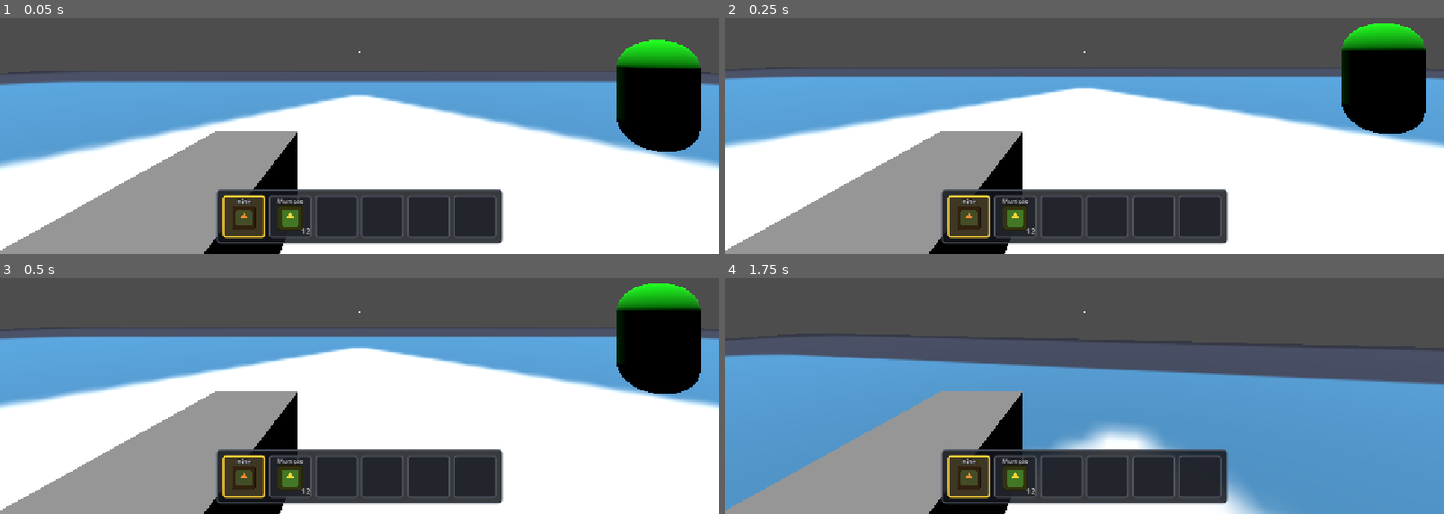
Above: before the commit, frames 1-4 (two rows, left to right).
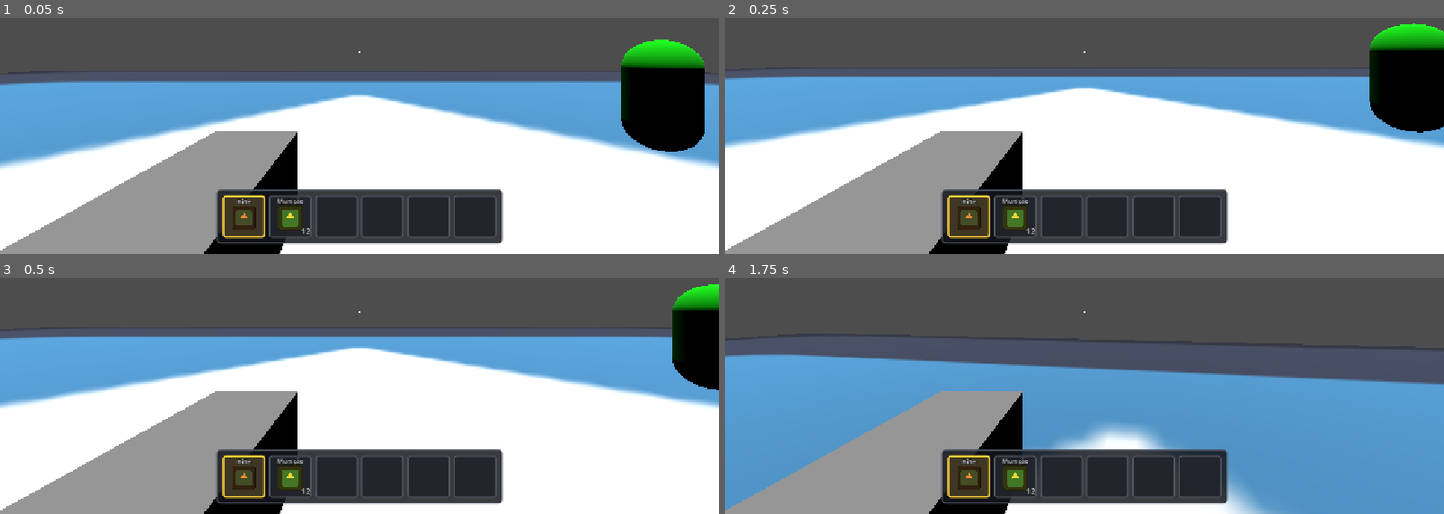
Above: after the commit, the same moments.

Repository: Pedr0P4/poverty
Game: Godot game, scene res://scene/world.tscn
The game is run twice, just before and just after one commit, with the same random seed, the same clock (stepped at 60 frames per second) and the same inputs. The engine's default icon, where the game draws it, is replaced by a stand-in: a white triangle on a blue panel in a dark square.
Inputs (mouse positions are in pixels of both pictures, inside the frame that each line leads up to):
- Up to frame 1 (0.05 s): no input
- Up to frame 2 (0.25 s): no input
- Up to frame 3 (0.5 s): no input
- Up to frame 4 (1.75 s): tap Enter (ui_accept) at 0.5, 0.77, 1.52 s; move the mouse to (1120, 311) at 0.52 s; hold W (mv_up) from 0.53 s (still down); click (1120, 311) at 0.6 s; move the mouse to (1048, 313) at 1.27 s; tap Shift (mv_run) at 1.35 s; click (1048, 313) at 1.42 s

The runs differ from the first frame. In frame 1, 0.5% of the frame differs, in the area x 85-98%, y 9-57%; in frame 2, 3.3%; in frame 3, 4.9%, in the area x 85-100%, y 2-50%; in frame 4, nothing differs.

Commit message:
Tentativa de botar o navigation pra funcionar com geração procedural

Diff:
--- a/project.godot
+++ b/project.godot
@@ -65,10 +65,10 @@
 [layer_names]
 
 2d_physics/layer_1="World"
+3d_physics/layer_1="World"
 2d_physics/layer_2="Player"
+3d_physics/layer_2="Player"
 2d_physics/layer_3="Enemy"
-3d_physics/layer_1="World"
-3d_physics/layer_2="Player"
 3d_physics/layer_3="Enemy"
 
 [physics]
--- a/scene/terreno_teste.tscn
+++ b/scene/terreno_teste.tscn
@@ -1,4 +1,4 @@
-[gd_scene format=4 uid="uid://b8x7y2m1k0qaq"]
+[gd_scene format=3 uid="uid://b8x7y2m1k0qaq"]
 
 [ext_resource type="Script" uid="uid://bg0x3oslbtvo1" path="res://script/gerador_terreno.gd" id="1_terreno"]
 [ext_resource type="PackedScene" uid="uid://dsip1rgvfy5ts" path="res://scene/player.tscn" id="2_player"]
@@ -21,6 +21,7 @@
 fog_enabled = true
 fog_mode = 1
 fog_light_color = Color(0.72, 0.82, 0.92, 1)
+fog_density = 1.0
 fog_depth_begin = 65.0
 fog_depth_end = 130.0
 
@@ -35,6 +36,7 @@
 
 [node name="GeradorTerreno" type="Node3D" parent="." unique_id=767866699]
 script = ExtResource("1_terreno")
+region_rid = null
 
 [node name="Player" parent="." unique_id=516778338 instance=ExtResource("2_player")]
 transform = Transform3D(1, 0, 0, 0, 1, 0, 0, 0, 1, 0, 10, 0)
--- a/scene/world.tscn
+++ b/scene/world.tscn
@@ -4,6 +4,12 @@
 [ext_resource type="PackedScene" uid="uid://eftk8a7n5bri" path="res://scene/enemy.tscn" id="2_m5mgf"]
 [ext_resource type="PackedScene" uid="uid://dsip1rgvfy5ts" path="res://scene/player.tscn" id="2_txmk2"]
 [ext_resource type="PackedScene" uid="uid://d4edrm0g5jaig" path="res://scene/test_target.tscn" id="3_w4qq1"]
+
+[sub_resource type="NavigationMesh" id="NavigationMesh_d1gas"]
+vertices = PackedVector3Array(-29.767244, 0.5, -24.75665, -29.767244, 0.5, 24.74335, 29.732756, 0.5, 24.74335, 29.732756, 0.5, -24.75665)
+polygons = [PackedInt32Array(3, 2, 0), PackedInt32Array(0, 2, 1)]
+geometry_source_geometry_mode = 1
+geometry_source_group_name = &"terrain"
 
 [sub_resource type="StandardMaterial3D" id="StandardMaterial3D_txmk2"]
 albedo_texture = ExtResource("1_pjass")
@@ -19,7 +25,10 @@
 
 [node name="World" type="Node3D" unique_id=322937012]
 
-[node name="StaticBody3D" type="StaticBody3D" parent="." unique_id=167885128]
+[node name="NavigationRegion3D" type="NavigationRegion3D" parent="." unique_id=601117472]
+navigation_mesh = SubResource("NavigationMesh_d1gas")
+
+[node name="StaticBody3D" type="StaticBody3D" parent="." unique_id=167885128 groups=["terrain"]]
 
 [node name="MeshInstance3D" type="MeshInstance3D" parent="StaticBody3D" unique_id=726829099]
 transform = Transform3D(30.267244, 0, 0, 0, 1, 0, 0, 0, 25.25665, 0, 0, 0)
--- a/script/gerador_terreno.gd
+++ b/script/gerador_terreno.gd
@@ -74,6 +74,9 @@
 @export var posicionar_player_no_chao: bool = true
 @export var player: CharacterBody3D
 
+@export_group("Navegação")
+@export var navmesh: NavigationMesh
+@export var region_rid: RID
 
 var noise_terreno: FastNoiseLite
 var noise_civilizacao: FastNoiseLite
@@ -129,7 +132,7 @@
 	_ultima_pos_jogador_xz = pos_jogador_xz
 	_ultima_dir_visao = dir_visao
 	_atualizar_visibilidade_chunks(pos_jogador_xz, dir_visao)
-
+	_inicializar_navegacao()
 
 func _process(delta: float) -> void:
 	if Engine.is_editor_hint():
@@ -751,3 +754,21 @@
 	for dx in range(-1, 2):
 		for dz in range(-1, 2):
 			_gerar_chunk(Vector2i(dx, dz))
+
+#region Navigation
+
+func _inicializar_navegacao() -> void:
+	navmesh = NavigationMesh.new()
+	navmesh.geometry_source_geometry_mode = NavigationMesh.SOURCE_GEOMETRY_GROUPS_WITH_CHILDREN
+	navmesh.geometry_source_group_name = 'terreno'
+	region_rid = NavigationServer3D.region_create()
+	NavigationServer3D.region_set_enabled(region_rid,true)
+	NavigationServer3D.region_set_map(region_rid,get_world_3d().get_navigation_map())
+
+	navmesh.vertices = PackedVector3Array(
+		[Vector3(-1.0, 0.0, 1.0),
+		Vector3(1.0, 0.0, 1.0),
+		Vector3(1.0, 0.0, -1.0),
+		Vector3(-1.0, 0.0, -1.0),])
+	navmesh.add_polygon(PackedInt32Array([0,1,2,3]))
+	NavigationServer3D.region_set_navigation_mesh(region_rid,navmesh)
--- a/script/player.gd
+++ b/script/player.gd
@@ -52,7 +52,10 @@
 			if is_inventory_open():
 				inventory_ui.toggle_inventory()
 			else:
-				Input.set_mouse_mode(Input.MOUSE_MODE_VISIBLE)
+				if Input.mouse_mode == Input.MOUSE_MODE_CAPTURED:
+					Input.set_mouse_mode(Input.MOUSE_MODE_VISIBLE)
+				else:
+					Input.set_mouse_mode(Input.MOUSE_MODE_CAPTURED)
 
 func _physics_process(delta: float) -> void:
 	if not is_on_floor():
